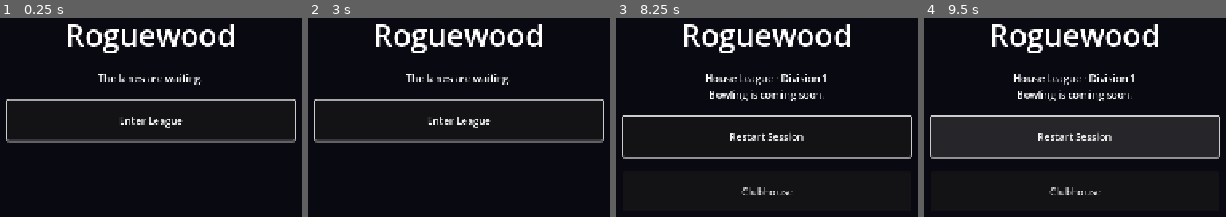
Above: before the commit, frames 1-4 (left to right).
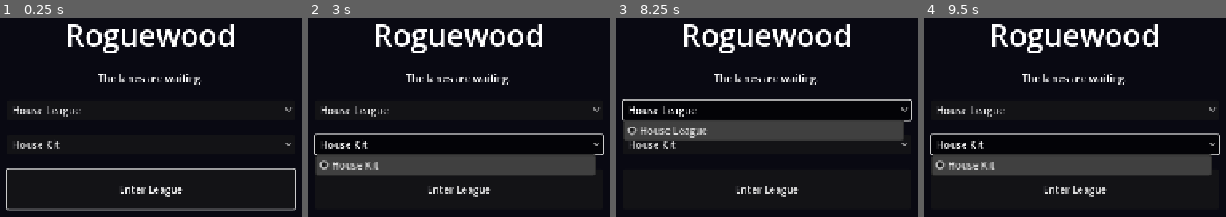
Above: after the commit, the same moments.

Repository: khoix/Roguewood
Game: Godot game, scene res://src/bootstrap/bootstrap.tscn
Same seed, same stepped clock (60 frames per second), same inputs: the game is played once before the commit and once after it.
Inputs (mouse positions are in pixels of both pictures, inside the frame that each line leads up to):
- Up to frame 1 (0.25 s): no input
- Up to frame 2 (3 s): click (459, 109) at 0.5 s, where only the run after the commit has a clickable "House League"; click "Restart Session" (after the commit: "Enter League") at 1.25 s; click "Clubhouse" at 2 s; click (459, 145) at 2.75 s, where only the run after the commit has a clickable "House Kit"
- Up to frame 3 (8.25 s): click "Enter League" at 3.5 s; click "Restart Session" at 4.25 s; click "Restart Session" at 5 s; click "Clubhouse" at 5.75 s; click "Enter League" at 6.5 s; click "Clubhouse" at 7.25 s; click (767, 109) at 8 s, where only the run after the commit has a clickable "House League"
- Up to frame 4 (9.5 s): click (1075, 145) at 8.75 s, where only the run after the commit has a clickable "House Kit"

The runs differ from the first frame. In frame 1, 7.2% of the frame differs, in the area x 1-99%, y 40-97%; in frame 2, 16%; in frame 3, 16%; in frame 4, 28%, in the area x 1-99%, y 28-90%.

Commit message:
feat: add bounded native J01 journey and rendered CI diagnostics

Diff:
--- a/src/bootstrap/bootstrap.gd
+++ b/src/bootstrap/bootstrap.gd
@@ -7,6 +7,8 @@
 var enter: Button
 var reset: Button
 var back: Button
+var league: OptionButton
+var kit: OptionButton
 
 func _ready() -> void:
 	var panel := VBoxContainer.new()
@@ -24,6 +26,14 @@
 	details.horizontal_alignment = HORIZONTAL_ALIGNMENT_CENTER
 	details.text = "The lanes are waiting."
 	panel.add_child(details)
+	league = OptionButton.new()
+	league.name = "LeagueChoice"
+	league.add_item("House League")
+	panel.add_child(league)
+	kit = OptionButton.new()
+	kit.name = "KitChoice"
+	kit.add_item("House Kit")
+	panel.add_child(kit)
 	enter = _button(panel, "Enter League", "EnterLeague")
 	reset = _button(panel, "Restart Session", "ResetSession")
 	back = _button(panel, "Clubhouse", "BackToMenu")
@@ -45,9 +55,11 @@
 
 func _start_session() -> void:
 	# Fixed shell fixture, not procedural League progression or a Career save.
-	session = {"schema_version": 1, "seed": 1, "league_id": "league.house", "division": 1, "match": 1, "frame": 1, "score": 0}
+	session = {"schema_version": 1, "seed": 1, "league_id": "league.house", "kit_id": "kit.house", "division": 1, "match": 1, "frame": 1, "score": 0}
 	screen = "session"
 	details.text = "House League · Division 1\nBowling is coming soon."
+	league.hide()
+	kit.hide()
 	enter.hide()
 	reset.show()
 	back.show()
@@ -57,6 +69,8 @@
 	screen = "menu"
 	session = {}
 	details.text = "The lanes are waiting."
+	league.show()
+	kit.show()
 	enter.show()
 	reset.hide()
 	back.hide()
--- a/tests/shell_smoke.gd
+++ b/tests/shell_smoke.gd
@@ -1,6 +1,24 @@
 extends SceneTree
 ## Drives focused native buttons through InputEventAction; no direct callbacks.
 var failures: Array[String] = []
+var artifact_dir := ""
+var scene: Control
+
+func _wait_for(predicate: Callable, label: String) -> void:
+	var deadline := Time.get_ticks_msec() + 2000
+	while not predicate.call() and Time.get_ticks_msec() < deadline:
+		await process_frame
+	if not predicate.call(): failures.append("Timeout: " + label)
+
+func _capture(label: String) -> void:
+	print("J01 " + label + " screen=" + scene.screen + " state=" + JSON.stringify(scene.session))
+	if artifact_dir.is_empty() or DisplayServer.get_name() == "headless": return
+	await RenderingServer.frame_post_draw
+	var image := root.get_texture().get_image()
+	if image == null or image.is_empty():
+		failures.append("No rendered image: " + label)
+	elif image.save_png(artifact_dir.path_join(label + ".png")) != OK:
+		failures.append("Cannot save screenshot: " + label)
 
 func _initialize() -> void:
 	call_deferred("_run")
@@ -18,20 +36,33 @@
 	await process_frame
 
 func _run() -> void:
-	var scene = load("res://src/bootstrap/bootstrap.tscn").instantiate()
+	for arg in OS.get_cmdline_user_args():
+		if arg.begins_with("--artifact-dir="): artifact_dir = arg.trim_prefix("--artifact-dir=")
+	scene = load("res://src/bootstrap/bootstrap.tscn").instantiate()
 	root.add_child(scene)
 	await process_frame
+	await _wait_for(func(): return scene.enter.has_focus(), "menu focus")
+	await _capture("menu")
 	if scene.screen != "menu" or not scene.enter.has_focus(): failures.append("menu missing or Enter League unfocused")
 	await _accept()
+	await _wait_for(func(): return scene.screen == "session", "session entry")
+	await _capture("session")
+	if scene.session.get("kit_id") != "kit.house": failures.append("kit fixture missing")
 	if scene.screen != "session": failures.append("Enter League input did not open session")
 	var initial: Dictionary = scene.session.duplicate(true)
 	if initial.get("score") != 0 or initial.get("division") != 1: failures.append("invalid session fixture")
 	scene.session.score = 999 # Seed changed state; the reset action itself uses real input.
 	await _accept()
+	await _wait_for(func(): return scene.session == initial, "reset")
+	await _capture("reset")
 	if scene.session != initial: failures.append("restart input did not reset deterministically")
 	scene.back.grab_focus()
 	await _accept()
+	await _wait_for(func(): return scene.screen == "menu", "return")
+	await _capture("returned")
+	if "--inject-failure" in OS.get_cmdline_user_args(): failures.append("Injected diagnostic failure")
 	if scene.screen != "menu" or not scene.session.is_empty(): failures.append("Clubhouse input did not clear session")
+	if not failures.is_empty(): await _capture("failure")
 	for failure in failures: printerr("FAIL: " + failure)
 	if failures.is_empty(): print("ROGUEWOOD_SHELL_OK")
 	quit(0 if failures.is_empty() else 1)
Not shown, changed: .github/workflows/bootstrap.yml
Not shown, changed: AGENTS.md
Not shown, changed: docs/AI-HANDOFF.md
Not shown, changed: docs/DEVELOPMENT.md
Not shown, changed: docs/handoffs/E03.md
Not shown, changed: tools/qa.py
